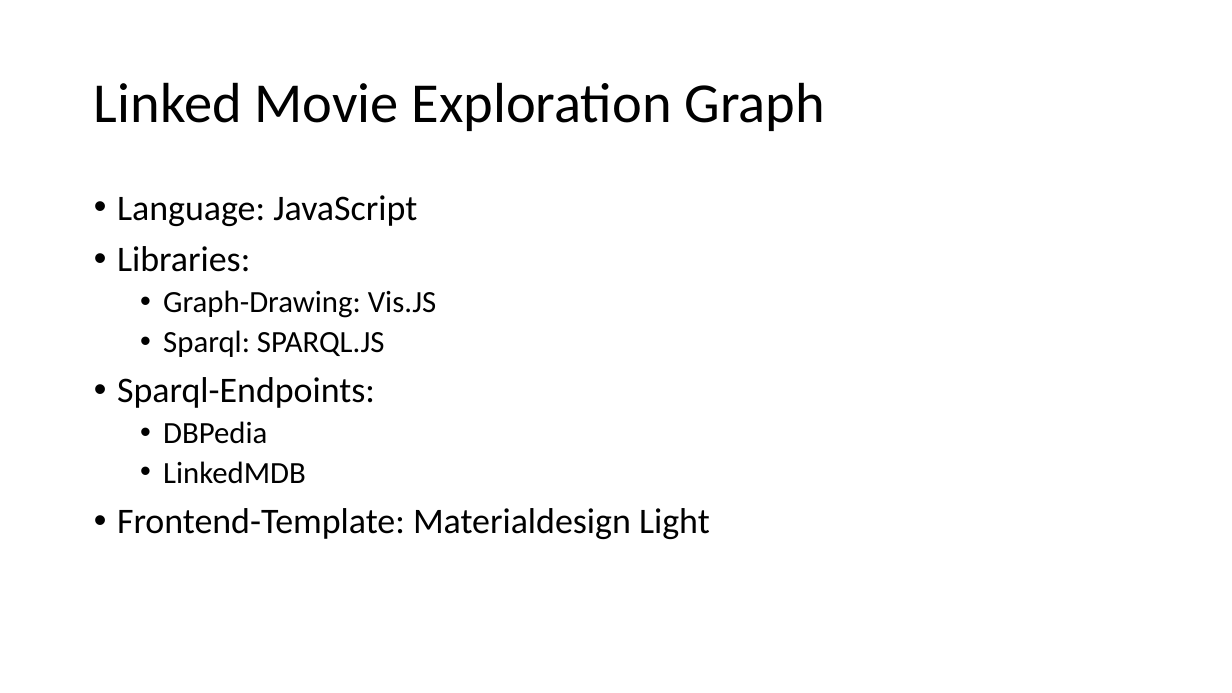
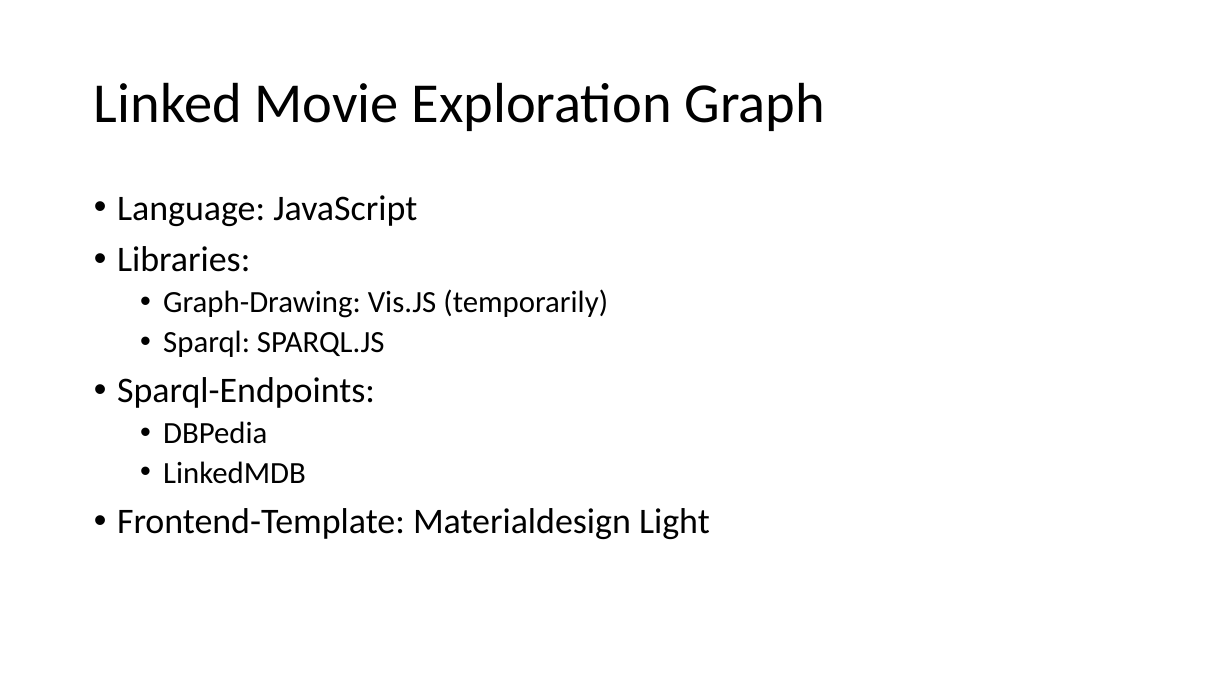
Before and after one commit to mathiasmoeller/LinkedMovieApp, a slide deck: slide 3 of Linked Movie Exploration Graph.pptx. Drawn at 1232x693 pixels with LibreOffice and Linux fonts; fonts in the diff are those of the drawing; background and template pictures are left out. Boxes give left, top, right and bottom in pixels: in the first picture for what was removed or moved away, otherwise in the second. Text is boxed around its words. In the diff, an @@ line names an element or a change of style, - is before the commit and + after.

```diff
--- a/Linked Movie Exploration Graph.pptx
+++ b/Linked Movie Exploration Graph.pptx
@@ text at bbox=[163, 289, 608, 318]: text changed @@
-  • Graph-Drawing: Vis.JS
+  • Graph-Drawing: Vis.JS (temporarily)
```
Also in this commit, not shown: 3 other slides changed, 1 slide added.
